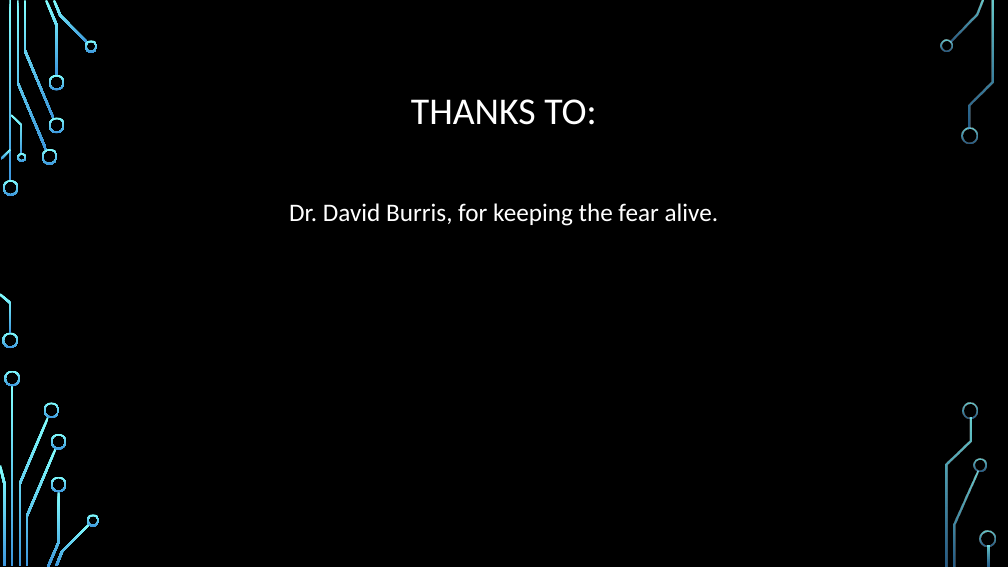
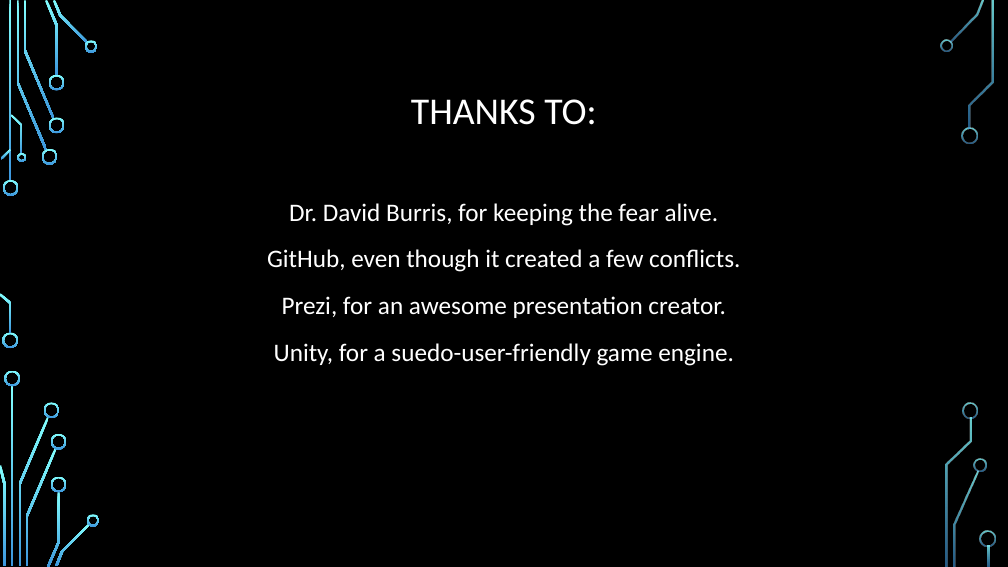
Before and after one commit to Team7-SoftEng/Asset-Development, a slide deck: slide 11 of Gate of GAbethulu.pptx. Drawn at 1008x567 pixels with LibreOffice and Linux fonts; fonts in the diff are those of the drawing; background and template pictures are left out. Boxes give left, top, right and bottom in pixels: in the first picture for what was removed or moved away, otherwise in the second. Text is boxed around its words. In the diff, an @@ line names an element or a change of style, - is before the commit and + after.

```diff
--- a/Gate of GAbethulu.pptx
+++ b/Gate of GAbethulu.pptx
@@ text at (267,249,740,366): paragraphs added @@
+GitHub, even though it created a few conflicts.
+Prezi, for an awesome presentation creator.
+Unity, for a suedo-user-friendly game engine.
```
Also in this commit, not shown: 3 other slides changed, 1 other file.
